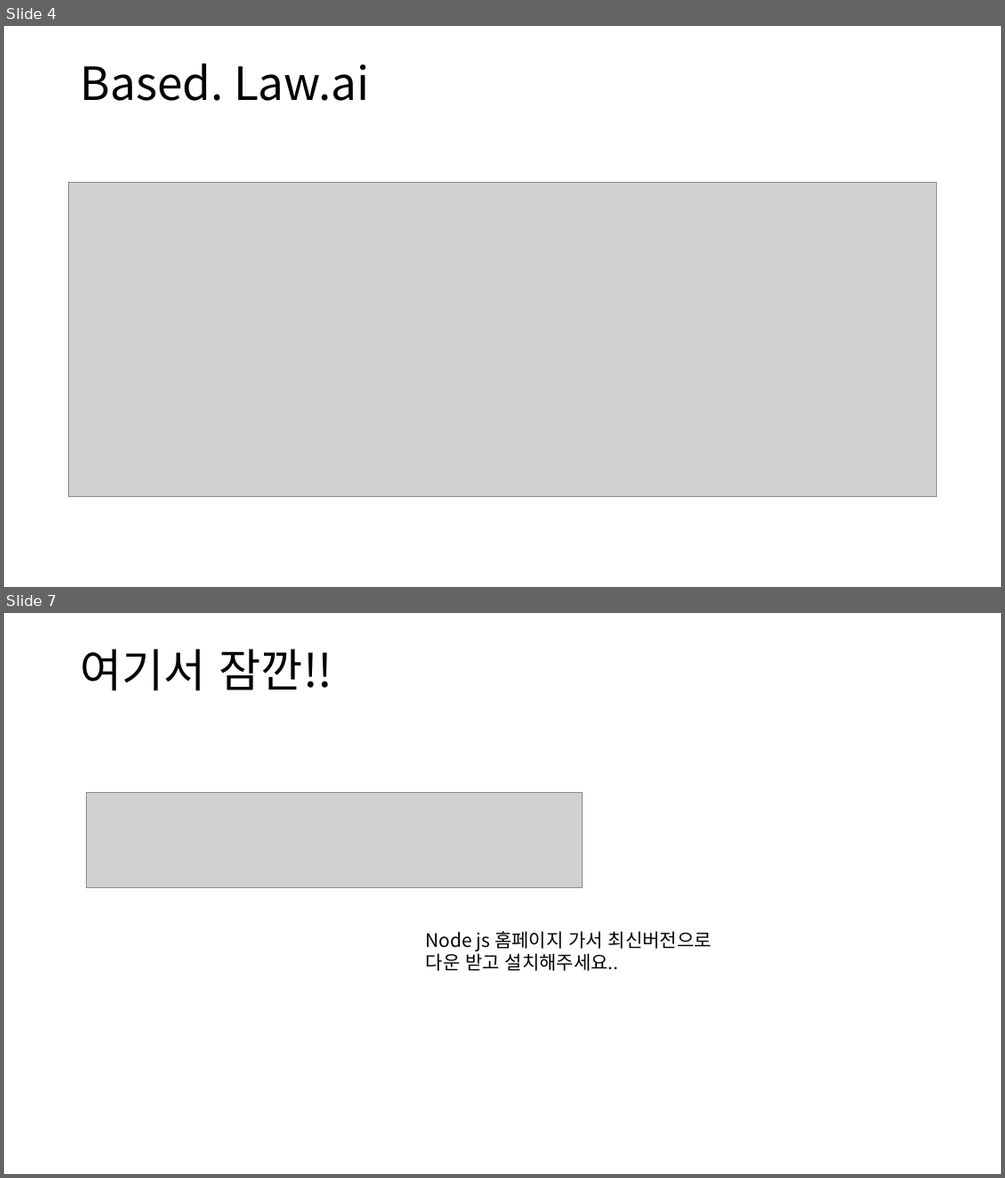
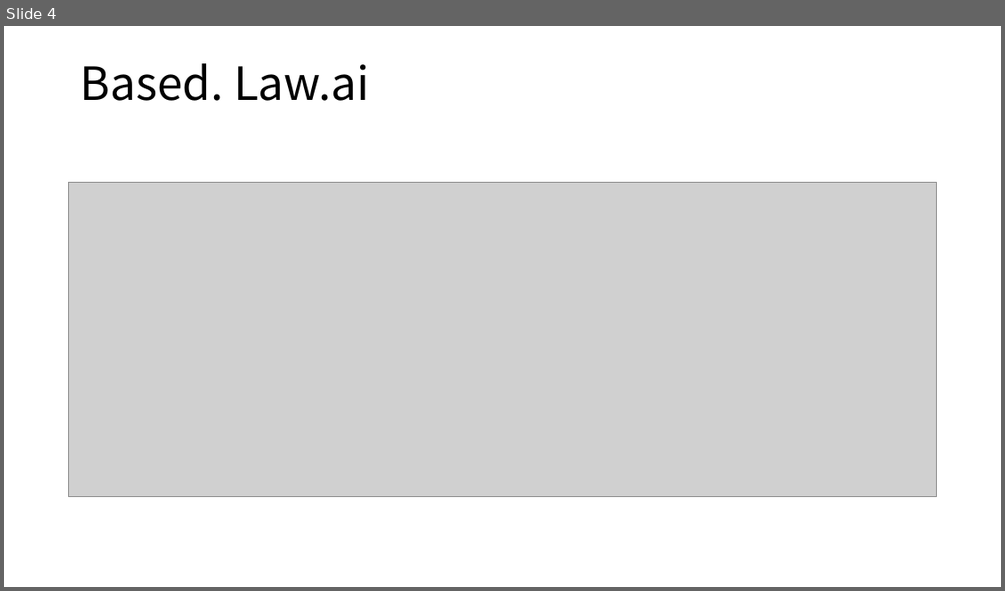
Before and after one commit to Humax-tut/jjsong2, a slide deck: React_Study.pptx. Shown one above the other, each under a label of ours: slides 4 and 7 before the commit, slide 4 after it; the slides between them are not shown. The pictures are 1005x1178 and 1005x591 pixels, drawn with LibreOffice and Linux fonts; fonts in the diff are those of the drawing; grey boxes stand for pictures. Boxes give left, top, right and bottom in pixels: in the first picture for what was removed or moved away, otherwise in the second. Text is boxed around its words. In the diff, an @@ line names an element or a change of style, - is before the commit and + after.

```diff
--- a/React_Study.pptx
+++ b/React_Study.pptx
@@ slide 7 removed at box(4, 613, 1001, 1174), background #FFFFFF @@
@@ title removed at box(80, 649, 332, 690) @@
-여기서 잠깐!!
@@ picture removed at box(86, 792, 582, 887) @@
@@ text removed at box(426, 931, 712, 971) @@
-Node js 홈페이지 가서 최신버전으로
-다운 받고 설치해주세요..
```
Also in this commit, not shown: 4 slides changed, 2 slides added.
